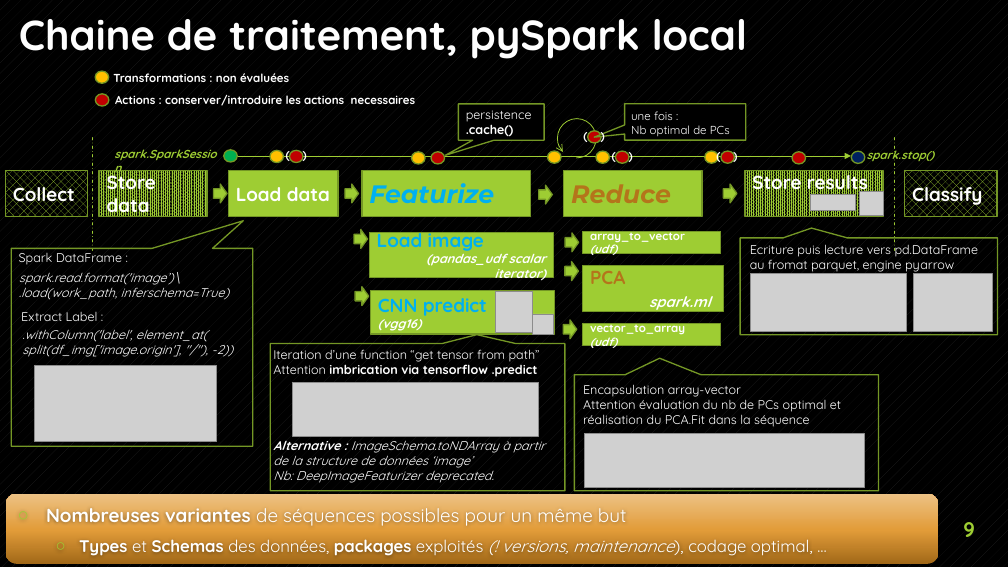
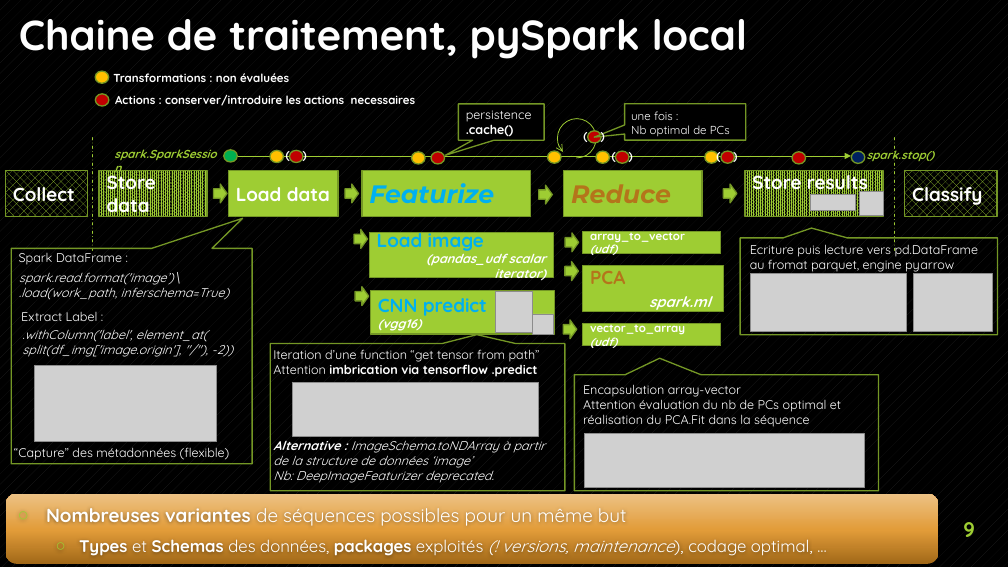
Before and after one commit to EtienneLardeur/P8_FruitsRecognition, a slide deck: slide 9 of P8_Big_Data.pptx. Drawn at 1008x567 pixels with LibreOffice and Linux fonts; fonts in the diff are those of the drawing; grey boxes stand for pictures; background and template pictures are left out. Boxes give left, top, right and bottom in pixels: in the first picture for what was removed or moved away, otherwise in the second. Text is boxed around its words. In the diff, an @@ line names an element or a change of style, - is before the commit and + after.

```diff
--- a/P8_Big_Data.pptx
+++ b/P8_Big_Data.pptx
@@ speech box resized from (x1=11, y1=249, x2=253, y2=447) to (x1=11, y1=249, x2=253, y2=464) @@
@@ text added at (x1=14, y1=447, x2=230, y2=460), 12 pt, text #FFFFFF @@
+“Capture” des métadonnées (flexible)
```
Also in this commit, not shown: 13 other slides changed, 2 slides added, 9 slides removed, 2 other files.
